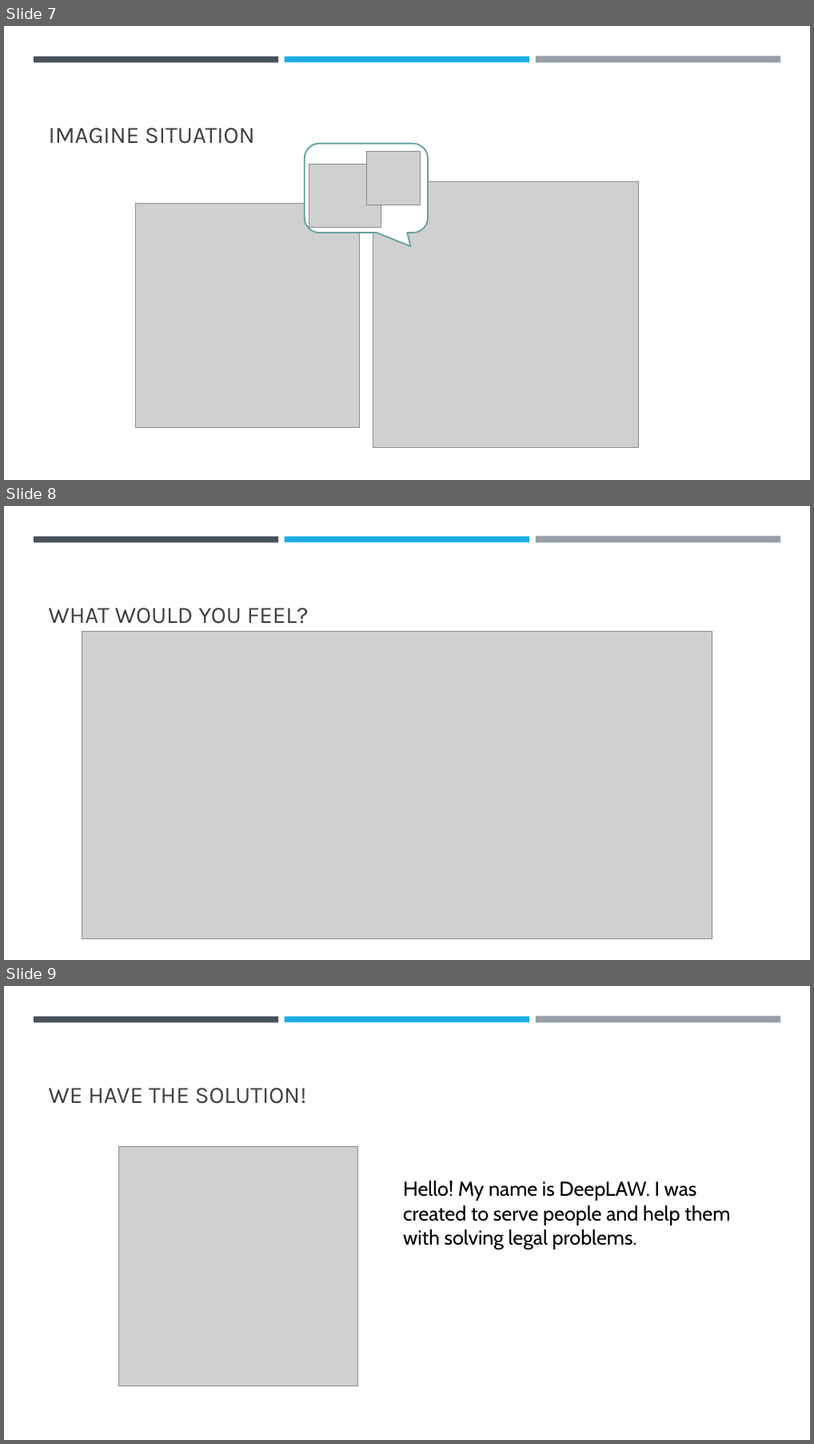
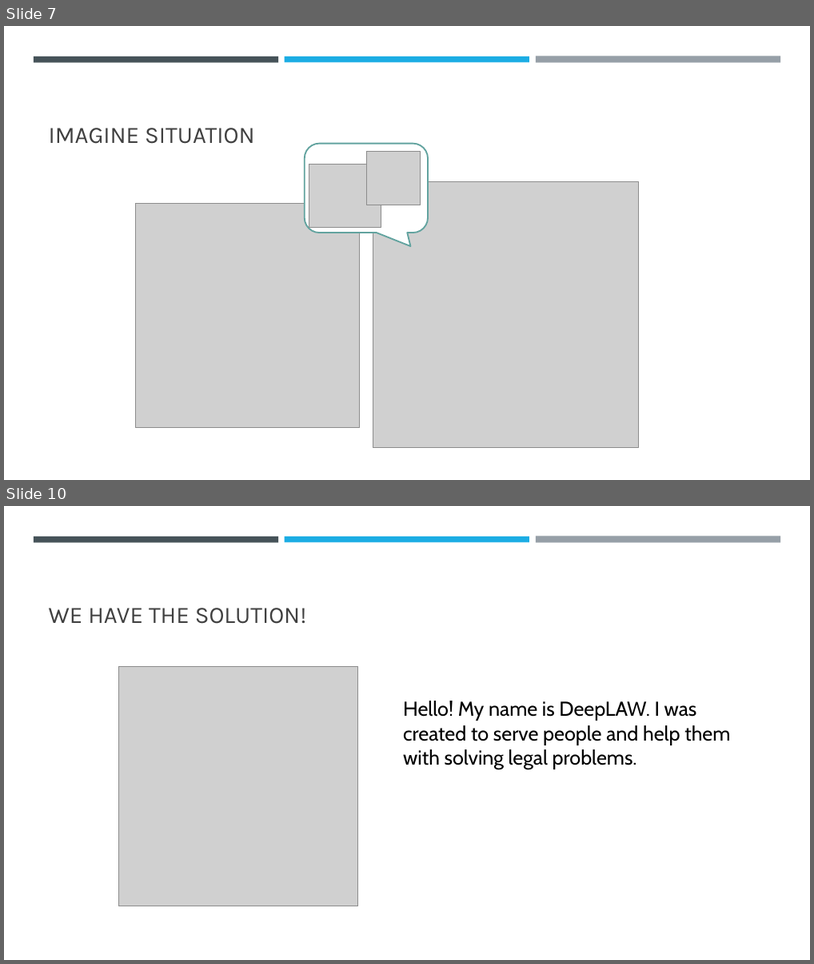
Before and after one commit to Astrarog/HSE, a slide deck: English professional/DeepLAW.pptx. Shown one above the other, each under a label of ours: slides 7, 8 and 9 before the commit, slides 7 and 10 after it; the slides between them are not shown. The pictures are 814x1444 and 814x964 pixels, drawn with LibreOffice and Linux fonts; fonts in the diff are those of the drawing; grey boxes stand for pictures. Boxes give left, top, right and bottom in pixels: in the first picture for what was removed or moved away, otherwise in the second. Text is boxed around its words. In the diff, an @@ line names an element or a change of style, - is before the commit and + after.

```diff
--- a/English professional/DeepLAW.pptx
+++ b/English professional/DeepLAW.pptx
@@ slide 8 removed at (4,506,810,960), background #FFFFFF; not listed: 3 template elements that a slide beside it also shows @@
@@ title removed at (49,608,309,624) @@
-WHAT WOULD YOU FEEL?
@@ picture removed at (82,632,712,939) @@
@@ what was slide 9 is now slide 10 @@
```
Also in this commit, not shown: 2 slides added.
